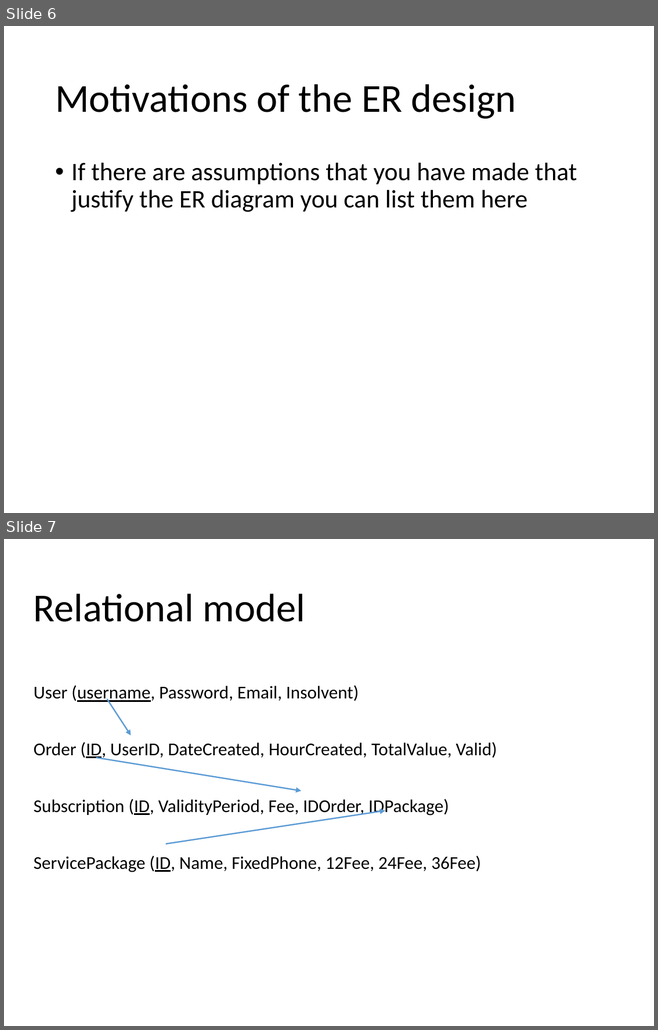
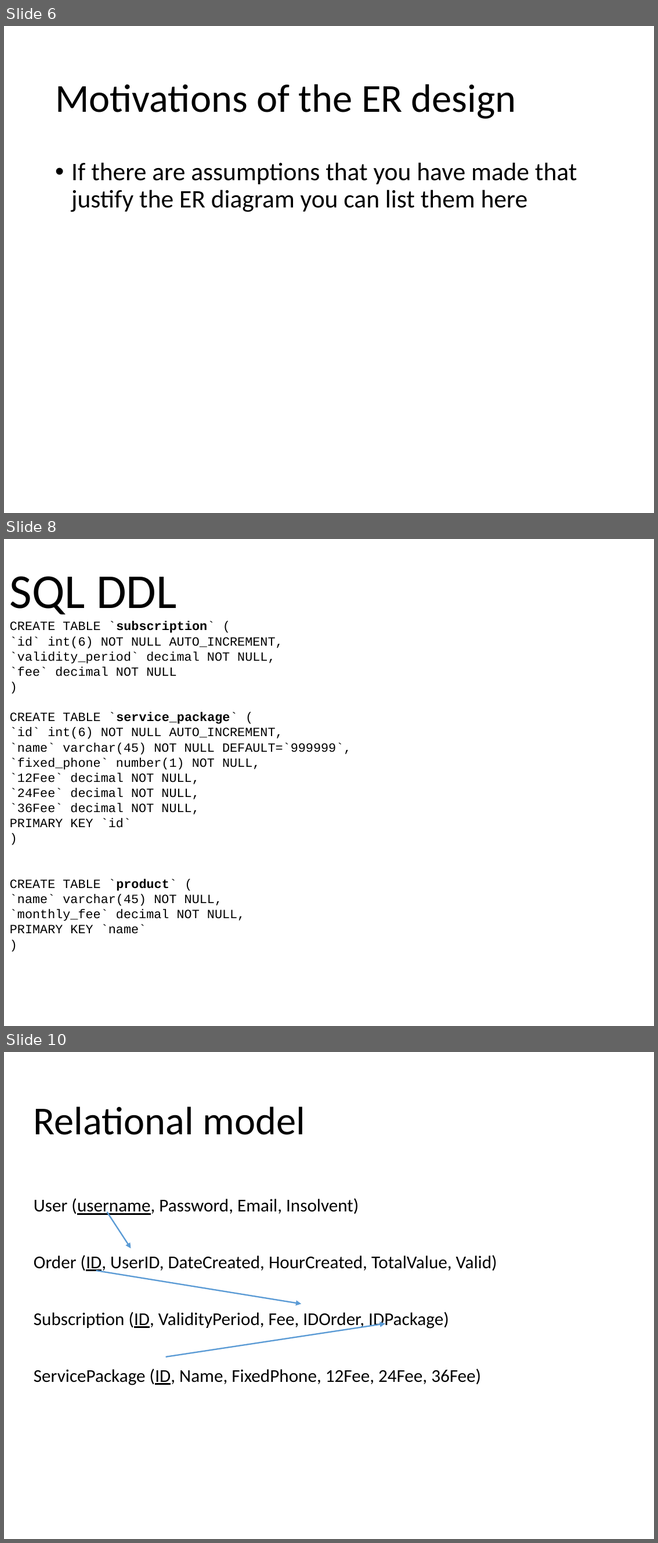
Before and after one commit to marcozetaa/TelcoService, a slide deck: UML/TemplateProjectDocumentation.pptx. Shown one above the other, each under a label of ours: slides 6 and 7 before the commit, slides 6, 8 and 10 after it; the slides between them are not shown. The pictures are 658x1030 and 658x1543 pixels, drawn with LibreOffice and Linux fonts; fonts in the diff are those of the drawing. Boxes give left, top, right and bottom in pixels: in the first picture for what was removed or moved away, otherwise in the second. Text is boxed around its words. In the diff, an @@ line names an element or a change of style, - is before the commit and + after.

```diff
--- a/UML/TemplateProjectDocumentation.pptx
+++ b/UML/TemplateProjectDocumentation.pptx
@@ slide 8 added at [4, 539, 654, 1026], background #FFFFFF @@
@@ text added at [10, 576, 351, 934], 14 pt, text #000000 @@
+SQL DDL
+CREATE TABLE `subscription` (
+`id` int(6) NOT NULL AUTO_INCREMENT,
+`validity_period` decimal NOT NULL,
+`fee` decimal NOT NULL
+)
+CREATE TABLE `service_package` (
+`id` int(6) NOT NULL AUTO_INCREMENT,
+`name` varchar(45) NOT NULL DEFAULT=`999999`,
+`fixed_phone` number(1) NOT NULL,
+`12Fee` decimal NOT NULL,
+`24Fee` decimal NOT NULL,
+`36Fee` decimal NOT NULL,
+PRIMARY KEY `id`
+)
+CREATE TABLE `product` (
+`name` varchar(45) NOT NULL,
+`monthly_fee` decimal NOT NULL,
+PRIMARY KEY `name`
+)
@@ what was slide 7 is now slide 10 @@
```
Also in this commit, not shown: 2 other slides added, 10 other files.
